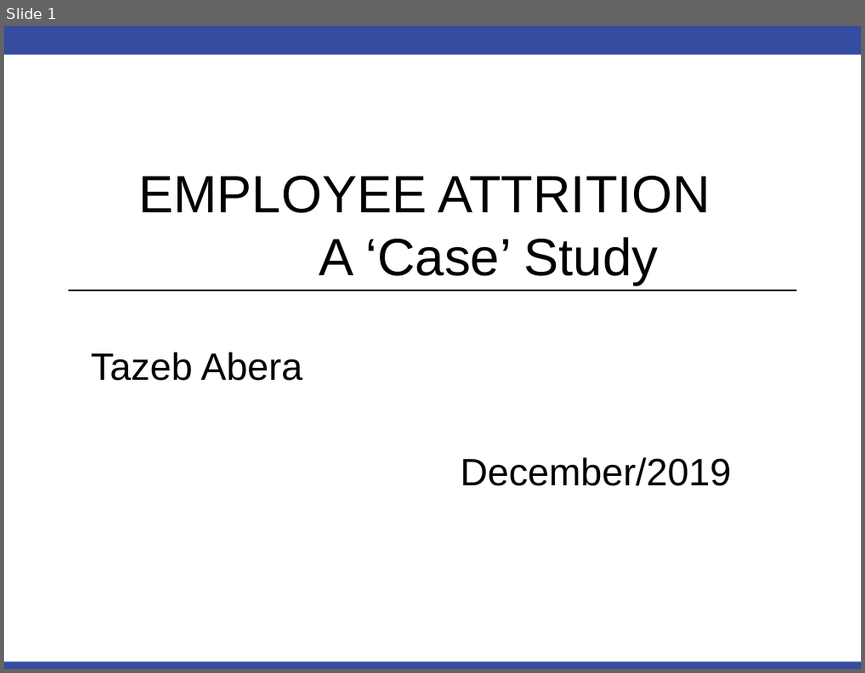
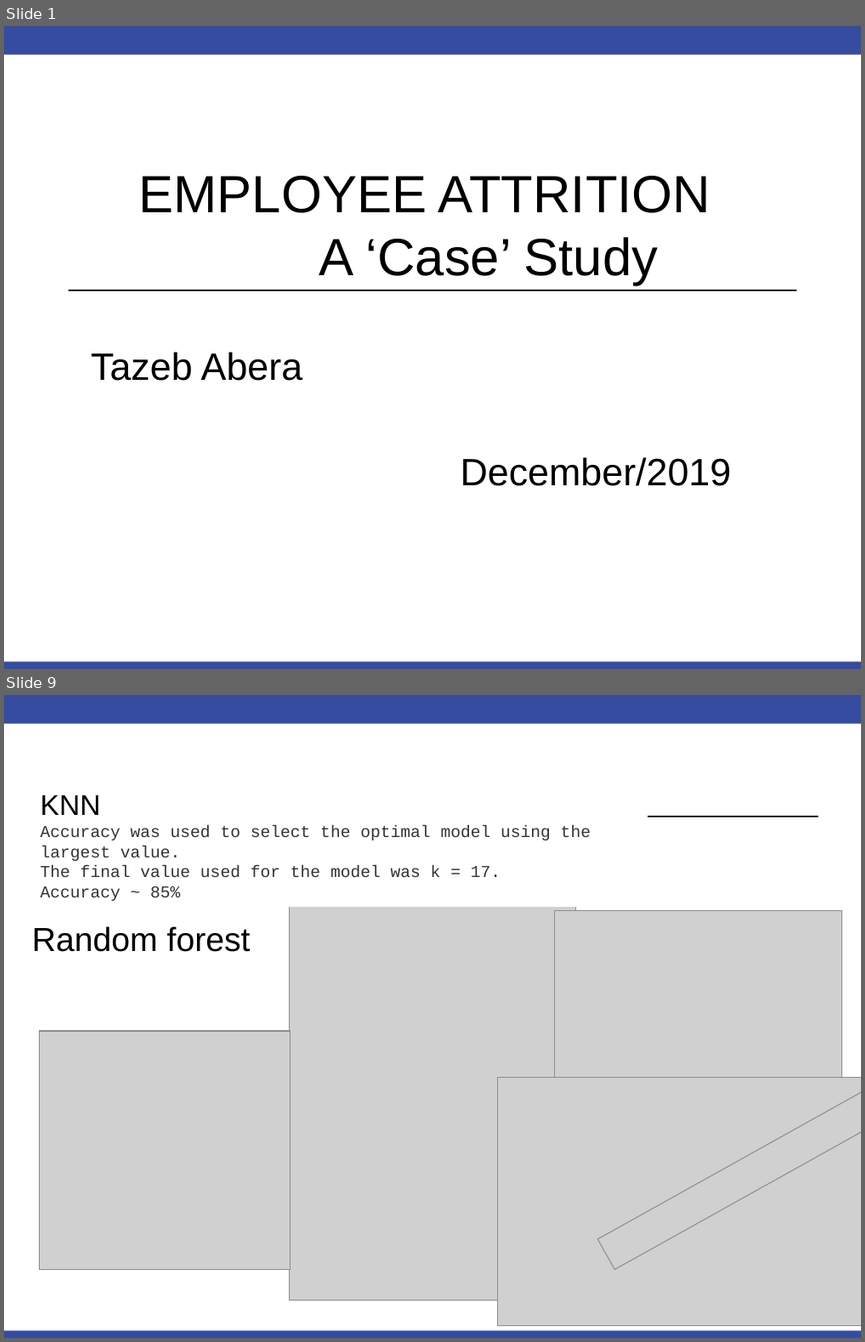
Before and after one commit to tazeb6531/CaseSudy2, a slide deck: Employee Attrition_case study.ppt. Shown one above the other, each under a label of ours: slide 1 before the commit, slides 1 and 9 after it; the slides between them are not shown. The pictures are 865x673 and 865x1342 pixels, drawn with LibreOffice and Linux fonts; fonts in the diff are those of the drawing; grey boxes stand for pictures; background and template pictures are left out. Boxes give left, top, right and bottom in pixels: in the first picture for what was removed or moved away, otherwise in the second. Text is boxed around its words. In the diff, an @@ line names an element or a change of style, - is before the commit and + after.

```diff
--- a/Employee Attrition_case study.ppt
+++ b/Employee Attrition_case study.ppt
@@ slide 9 added at (x1=4, y1=695, x2=861, y2=1338), background #FFFFFF; not listed: 2 template elements that a slide beside it also shows @@
@@ text added at (x1=41, y1=795, x2=590, y2=901), 14 pt, text #333333 @@
+KNN
+Accuracy was used to select the optimal model using the largest value.
+The final value used for the model was k = 17.
+Accuracy ~ 85%
@@ line added from (46, 816) to (818, 816), #000000 1.25 pt @@
@@ picture added at (x1=290, y1=894, x2=576, y2=1299) @@
@@ picture added at (x1=555, y1=911, x2=842, y2=1077) @@
@@ title added at (x1=32, y1=926, x2=250, y2=952), 28 pt, text #000000 @@
+Random forest
@@ picture added at (x1=39, y1=1031, x2=290, y2=1269) @@
@@ picture added at (x1=498, y1=1077, x2=861, y2=1326) @@
@@ picture added at (x1=597, y1=1089, x2=861, y2=1270) @@
```
Also in this commit, not shown: 4 slides changed, 4 other slides added, 5 slides removed, 22 other files.
